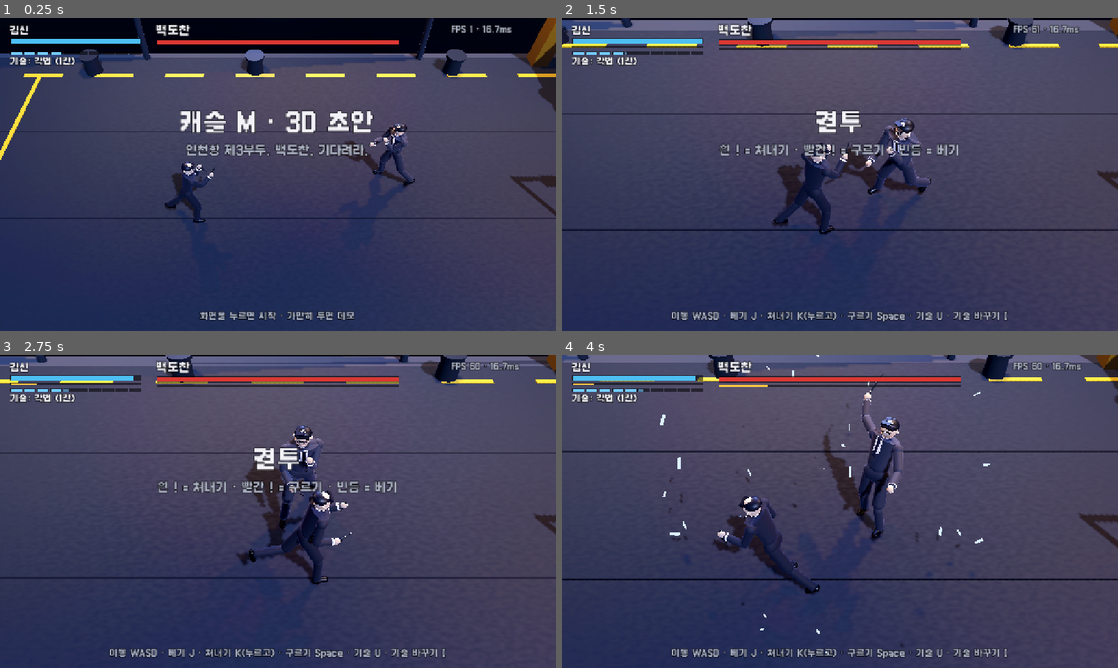
Above: before the commit, frames 1-4 (two rows, left to right).
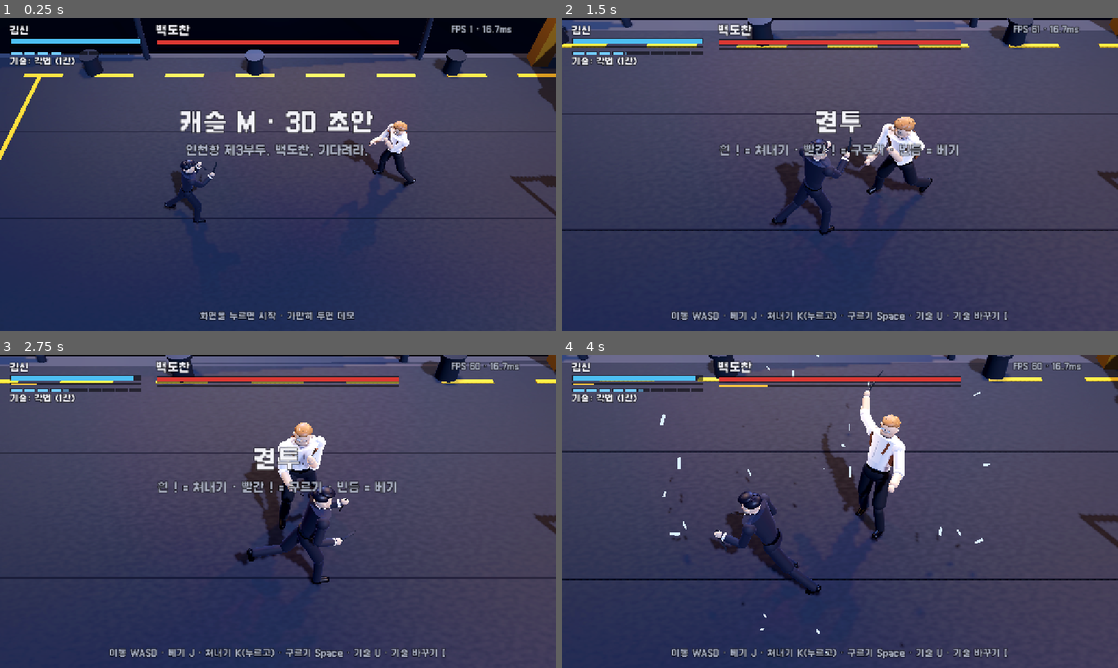
Above: after the commit, the same moments.

Repository: hipiboy7/castle_M3D
Game: Godot game, scene res://main.tscn
Same seed, same stepped clock (60 frames per second), same inputs: the game is played once before the commit and once after it.
Inputs (mouse positions are in pixels of both pictures, inside the frame that each line leads up to):
- Up to frame 1 (0.25 s): no input
- Up to frame 2 (1.5 s): move the mouse to (962, 158) at 0.52 s; hold D (right) 0.53-1.25 s; tap J (attack) at 0.6 s; click (962, 158) at 0.67 s; drag from (728, 190) to (812, 237) at 1.27 s
- Up to frame 3 (2.75 s): move the mouse to (333, 442) at 2.02 s; hold D (right) from 2.03 s (still down); tap Space (roll) at 2.1 s
- Up to frame 4 (4 s): release D (right) at 2.75 s; drag from (812, 574) to (673, 464) at 2.77 s; move the mouse to (1006, 558) at 3.52 s; hold A (left) from 3.53 s (still down); tap X at 3.6 s

The runs differ from the first frame. In frame 1, 0.8% of the frame differs, in the area x 29-75%, y 32-66%; in frame 2, 1.7%; in frame 3, 1.8%; in frame 4, 2.5%, in the area x 26-62%, y 4-77%.

Commit message:
외형: 김신 · 백도찬을 canon look 대로(올백 · 흉터 · 배지 · 톱니 단검 / 밝은 갈색 올백 · 흰 안경 · 소매 걷은 흰 셔츠 · X 홀스터 · 거구)
Co-Authored-By: Claude Opus 5.5 <noreply@anthropic.com>

Diff:
--- a/src/main.gd
+++ b/src/main.gd
@@ -15,16 +15,23 @@
 const Hud = preload("res://src/ui/hud.gd")
 const Touch = preload("res://src/ui/touch_ui.gd")
 
-# 외형: castle_M `castle_m/data/looks.py` 의 kimshin · 백도찬 색을 3D 조명에 맞게 조금 밝힘(검정이 밤에 묻히지 않게)
+# 외형(3층 · 이 판 소유): castle_common `canon/characters.json` 의 look 글(conf ai — 원작 화별 판독을 합친 것, 연출에만)을
+# 관절 인형으로 옮겼다(2026-11-05 사용자 "김신과 백도찬도 캐릭터에 맞게 외형 바꿔졌으면"). 색은 3D 밤 조명에 맞게 조금 밝힘.
+#  김신: 키 크고 어깨 넓은 근육질 · 검은 올백 + 앞머리 몇 가닥 · 가는 눈 · 왼뺨 흉터 · 귀 검은 스터드 · 턱 수염 그늘 ·
+#        검은 정장 · 흰 셔츠 · 검은 넥타이 · 옷깃 금 배지 · 은 버클 검은 벨트 · 톱니 등날 군용 단검(역수 · 정수)
+#  백도찬(6장 부두 — 대표 차림, 사용자 2026-11-05): 뒤로 넘긴 밝은 갈색 머리(2차에 가닥이 흘러내림) · 빛 반사로 하얀 테 없는
+#        직사각 안경 · 각진 턱 · 근육질 거구 · 소매 걷은 흰 셔츠 · 등에서 X 자 갈색 가죽 어깨 홀스터(왼 겨드랑이 권총) ·
+#        검은 벨트 · 바지 · 구두 · 갈색 손잡이 가는 단도 · 귀 검은 피어싱
 const LOOKS := {
 	"kim": {"suit": Color(0.16, 0.16, 0.2), "pants": Color(0.13, 0.13, 0.17), "shirt": Color(0.93, 0.93, 0.94),
 		"tie": Color(0.09, 0.09, 0.12), "skin": Color(0.91, 0.77, 0.65), "hair": Color(0.11, 0.11, 0.15),
-		"hair_style": "short", "glasses": false, "big": false, "weapon_r": "gerber", "weapon_l": "gerber",
-		"guard": "kim"},
-	"baek": {"suit": Color(0.23, 0.23, 0.27), "pants": Color(0.19, 0.19, 0.23), "shirt": Color(0.9, 0.9, 0.93),
-		"tie": Color(0.17, 0.17, 0.22), "skin": Color(0.89, 0.75, 0.63), "hair": Color(0.1, 0.1, 0.12),
-		"hair_style": "parted", "glasses": true, "big": true, "weapon_r": "sashimi", "weapon_l": "",
-		"guard": "baek"},
+		"hair_style": "slick_fringe", "glasses": false, "big": false, "scale": 1.03, "shoulder": 1.1, "eye_h": 0.007,
+		"scar": true, "piercing": true, "badge": Color(0.95, 0.75, 0.25), "buckle": Color(0.82, 0.84, 0.88),
+		"weapon_r": "combat", "weapon_l": "combat", "guard": "kim"},
+	"baek": {"outfit": "shirt", "suit": Color(0.9, 0.9, 0.92), "pants": Color(0.11, 0.11, 0.13), "shirt": Color(0.92, 0.92, 0.94),
+		"skin": Color(0.89, 0.75, 0.63), "hair": Color(0.62, 0.44, 0.27), "hair_style": "slick", "glasses": true,
+		"big": true, "scale": 1.08, "wide": 1.12, "jaw": true, "piercing": true, "holster": Color(0.45, 0.27, 0.14),
+		"buckle": Color(0.2, 0.2, 0.22), "weapon_r": "sashimi", "weapon_l": "", "guard": "baek"},
 }
 const SFX := ["knife", "swing", "slash", "hit", "hit_heavy", "kick", "guard", "counter", "miss", "ko", "wind", "step",
 	"shine", "fall"]
--- a/src/view/puppet3d.gd
+++ b/src/view/puppet3d.gd
@@ -69,6 +69,7 @@
 func _build() -> void:
 	var lk := look
 	var big: bool = lk.get("big", false)
+	var shirt_only: bool = lk.get("outfit", "suit") == "shirt"   # 정장 없이 셔츠(소매 걷음) — 백도찬 부두 차림
 	var suit := _mat(lk["suit"], 0.74, 0.45)
 	var pants := _mat(lk["pants"], 0.78, 0.4)
 	var shirt := _mat(lk["shirt"], 0.85, 0.2)
@@ -76,46 +77,79 @@
 	var hair := _mat(lk["hair"], 0.42, 0.35)
 	var shoe := _mat(Color(0.05, 0.05, 0.06), 0.35, 0.3)
 	var eye := _mat(Color(0.07, 0.05, 0.05), 0.5, 0.0)
-	var wide := 1.08 if big else 1.0
+	var dark := _mat(Color(0.04, 0.04, 0.05), 0.4, 0.1)
+	var top := shirt if shirt_only else suit                    # 몸통 · 위팔 겉감
+	var wide: float = lk.get("wide", 1.08 if big else 1.0)      # 몸 너비(거구 · 어깨 넓음)
+	var sh_wide: float = lk.get("shoulder", wide)               # 어깨 너비만 따로(김신 — 어깨 넓은 근육질)
 
 	J["fall"] = _node(self, Vector3.ZERO)
 	J["roll"] = _node(J["fall"], Vector3(0, ROLL_PIVOT, 0))
 	J["body"] = _node(J["roll"], Vector3(0, -ROLL_PIVOT, 0))
-	J["body"].scale = Vector3.ONE * (1.06 if big else 1.0)
+	J["body"].scale = Vector3.ONE * float(lk.get("scale", 1.06 if big else 1.0))
 	J["hips"] = _node(J["body"], Vector3(0, PELVIS_H, 0))
 	_mesh(J["hips"], _capsule(0.125, 0.36), pants, Vector3(0, -0.03, 0), Vector3(0, 0, 90), Vector3(1, wide, 0.8))
+	# 검은 벨트 + 버클 (김신 은 버클 · 백도찬 검은 벨트)
+	_mesh(J["hips"], _cyl(0.142, 0.142, 0.036), dark, Vector3(0, 0.055, 0), Vector3.ZERO, Vector3(1.02 * wide, 1, 0.76))
+	if lk.get("buckle") != null:
+		_mesh(J["hips"], _box(Vector3(0.05, 0.034, 0.012)), _mat(lk["buckle"], 0.22, 0.1, 0.9), Vector3(0, 0.055, -0.11))
 	J["spine"] = _node(J["hips"], Vector3(0, 0.02, 0))
-	_mesh(J["spine"], _capsule(0.13, 0.32), suit, Vector3(0, 0.12, 0), Vector3.ZERO, Vector3(1.12 * wide, 1, 0.74))
+	_mesh(J["spine"], _capsule(0.13, 0.32), top, Vector3(0, 0.12, 0), Vector3.ZERO, Vector3(1.12 * wide, 1, 0.74))
 	J["chest"] = _node(J["spine"], Vector3(0, CHEST_UP, 0))
-	_mesh(J["chest"], _cyl(0.2 * wide, 0.15 * wide, 0.34), suit, Vector3(0, 0.05, 0), Vector3.ZERO, Vector3(1, 1, 0.6))
-	_mesh(J["chest"], _capsule(0.082, 0.48 * wide), suit, Vector3(0, 0.15, 0), Vector3(0, 0, 90), Vector3(1, 1, 0.78))
-	# 셔츠 V · 넥타이 · 깃 (앞은 -Z)
-	_mesh(J["chest"], _box(Vector3(0.1, 0.2, 0.012)), shirt, Vector3(0, 0.12, -0.118))
-	_mesh(J["chest"], _cyl(0.062, 0.066, 0.04), shirt, Vector3(0, 0.205, -0.004))
-	if lk.get("tie") != null:
-		_mesh(J["chest"], _box(Vector3(0.036, 0.24, 0.014)), _mat(lk["tie"], 0.5, 0.2), Vector3(0, 0.085, -0.127))
+	_mesh(J["chest"], _cyl(0.2 * sh_wide, 0.15 * wide, 0.34), top, Vector3(0, 0.05, 0), Vector3.ZERO, Vector3(1, 1, 0.6))
+	_mesh(J["chest"], _capsule(0.082, 0.48 * sh_wide), top, Vector3(0, 0.15, 0), Vector3(0, 0, 90), Vector3(1, 1, 0.78))
+	# 앞은 -Z
+	if shirt_only:
+		# 셔츠: 단추 줄 · 열린 깃(목 V) · 깃
+		_mesh(J["chest"], _box(Vector3(0.008, 0.24, 0.01)), _mat(lk["shirt"].darkened(0.18), 0.8, 0.0), Vector3(0, 0.06, -0.122))
+		_mesh(J["chest"], _box(Vector3(0.05, 0.06, 0.012)), skin, Vector3(0, 0.18, -0.112))
+		_mesh(J["chest"], _cyl(0.064, 0.07, 0.045), shirt, Vector3(0, 0.205, -0.004))
+	else:
+		# 정장: 셔츠 V · 넥타이 · 깃
+		_mesh(J["chest"], _box(Vector3(0.1, 0.2, 0.012)), shirt, Vector3(0, 0.12, -0.118))
+		_mesh(J["chest"], _cyl(0.062, 0.066, 0.04), shirt, Vector3(0, 0.205, -0.004))
+		if lk.get("tie") != null:
+			_mesh(J["chest"], _box(Vector3(0.036, 0.24, 0.014)), _mat(lk["tie"], 0.5, 0.2), Vector3(0, 0.085, -0.127))
+	if lk.get("badge") != null:                                  # 옷깃 금 배지 (왼쪽 가슴)
+		_mesh(J["chest"], _cyl(0.014, 0.014, 0.008), _mat(lk["badge"], 0.2, 0.2, 0.9), Vector3(-0.085, 0.16, -0.122), Vector3(90, 0, 0))
+	if lk.get("holster") != null:
+		_holster(J["chest"], _mat(lk["holster"], 0.7, 0.15), dark, wide)
 	J["neck"] = _node(J["chest"], Vector3(0, NECK_UP, 0))
-	_mesh(J["neck"], _cyl(0.047, 0.05, 0.12), skin, Vector3(0, 0.03, 0))
+	_mesh(J["neck"], _cyl(0.047 * wide, 0.05 * wide, 0.12), skin, Vector3(0, 0.03, 0))
 	J["head"] = _node(J["neck"], Vector3(0, HEAD_UP, 0))
 	_mesh(J["head"], _sphere(0.105, 0.232), skin, Vector3(0, 0, 0))
 	_mesh(J["head"], _box(Vector3(0.022, 0.036, 0.022)), skin, Vector3(0, -0.012, -0.104))     # 코
+	if lk.get("jaw", false):                                     # 각진 턱
+		_mesh(J["head"], _box(Vector3(0.13, 0.05, 0.1)), skin, Vector3(0, -0.07, -0.035))
+	# 턱 수염 그늘 (둘 다) — 턱 앞쪽만 조금 어둡게
+	_mesh(J["head"], _sphere(0.092, 0.1), _mat(lk["skin"].darkened(0.2), 0.8, 0.0), Vector3(0, -0.068, -0.03), Vector3.ZERO, Vector3(1, 1, 0.9))
+	var eye_h: float = lk.get("eye_h", 0.011)                   # 김신 가는 눈
 	for sx in [-1.0, 1.0]:
 		_mesh(J["head"], _sphere(0.022, 0.044), skin, Vector3(0.103 * sx, -0.004, 0.006))     # 귀
-		_mesh(J["head"], _box(Vector3(0.021, 0.011, 0.012)), eye, Vector3(0.037 * sx, 0.008, -0.096))
+		_mesh(J["head"], _box(Vector3(0.024, eye_h, 0.012)), eye, Vector3(0.037 * sx, 0.008, -0.096))
+		if lk.get("piercing", false):                            # 귀 검은 스터드
+			_mesh(J["head"], _sphere(0.007, 0.014), dark, Vector3(0.112 * sx, -0.024, 0.0))
+	if lk.get("scar", false):                                    # 왼뺨 흉터
+		_mesh(J["head"], _box(Vector3(0.006, 0.046, 0.006)), _mat(lk["skin"].darkened(0.35).lerp(Color(0.6, 0.2, 0.2), 0.3), 0.7, 0.0),
+			Vector3(-0.06, -0.03, -0.088), Vector3(0, -30, 18))
 	_hair(J["head"], hair, str(lk.get("hair_style", "short")))
 	if lk.get("glasses", false):
 		glasses = _glasses(J["head"])
 	# 팔 · 다리
 	for side in ["r", "l"]:
 		var sx := 1.0 if side == "r" else -1.0
-		var sh := _node(J["chest"], Vector3(sx * SHOULDER_W * wide, SHOULDER_UP, 0))
+		var sh := _node(J["chest"], Vector3(sx * SHOULDER_W * sh_wide, SHOULDER_UP, 0))
 		J["sh_" + side] = sh
-		_mesh(sh, _sphere(0.072, 0.144), suit, Vector3.ZERO)
-		_mesh(sh, _capsule(0.058 * wide, 0.34), suit, Vector3(0, -UPPER_ARM * 0.5, 0))
+		_mesh(sh, _sphere(0.072 * sh_wide, 0.144 * sh_wide), top, Vector3.ZERO)
+		_mesh(sh, _capsule(0.058 * wide, 0.34), top, Vector3(0, -UPPER_ARM * 0.5, 0))
 		var el := _node(sh, Vector3(0, -UPPER_ARM, 0))
 		J["el_" + side] = el
-		_mesh(el, _capsule(0.048 * wide, 0.29), suit, Vector3(0, -FOREARM * 0.5, 0))
-		_mesh(el, _cyl(0.05, 0.05, 0.028), shirt, Vector3(0, -FOREARM + 0.028, 0))            # 소맷부리
+		if shirt_only:
+			# 소매 걷음: 아래팔은 맨살, 팔꿈치 아래에 걷어 올린 소매 뭉치
+			_mesh(el, _capsule(0.046 * wide, 0.29), skin, Vector3(0, -FOREARM * 0.5, 0))
+			_mesh(el, _cyl(0.058 * wide, 0.056 * wide, 0.06), shirt, Vector3(0, -0.035, 0))
+		else:
+			_mesh(el, _capsule(0.048 * wide, 0.29), suit, Vector3(0, -FOREARM * 0.5, 0))
+			_mesh(el, _cyl(0.05, 0.05, 0.028), shirt, Vector3(0, -FOREARM + 0.028, 0))            # 소맷부리
 		var hand := _node(el, Vector3(0, -FOREARM, 0))
 		J["hand_" + side] = hand
 		_mesh(hand, _sphere(0.046, 0.1), skin, Vector3(0, -0.044, -0.004), Vector3.ZERO, Vector3(0.82, 1, 1))
@@ -144,8 +178,29 @@
 	add_child(tele)
 
 
+## 머리 모양: slick_fringe(김신 — 짧게 뒤로 넘긴 올백 + 이마로 떨어진 앞머리 몇 가닥) · slick(백도찬 — 뒤로 넘긴 머리, 2차에
+## 가닥이 흘러내린다 — loose_hair()) · parted · short. 외형 근거는 castle_common canon/characters.json look(conf ai — 연출용)
+var loose: Node3D = null
+
+
 func _hair(head: Node3D, m: Material, style: String) -> void:
-	if style == "parted":
+	if style == "slick_fringe" or style == "slick":
+		# 뒤로 넘긴 머리: 정수리 · 뒤통수를 덮고 앞이마 선은 높게, 앞쪽이 살짝 솟는다
+		_mesh(head, _sphere(0.109, 0.2), m, Vector3(0, 0.052, 0.03), Vector3.ZERO, Vector3(1.0, 0.66, 1.0))
+		_mesh(head, _sphere(0.09, 0.1), m, Vector3(0, 0.1, -0.035), Vector3(-10, 0, 0), Vector3(1.0, 0.7, 1.05))
+		for k in 3:                                              # 뒤로 빗은 결
+			_mesh(head, _box(Vector3(0.012, 0.01, 0.16)), m, Vector3(-0.04 + 0.04 * k, 0.118, 0.01), Vector3(8, 0, 0))
+		if style == "slick_fringe":
+			for k in 3:                                          # 앞머리 몇 가닥 (이마로)
+				_mesh(head, _box(Vector3(0.01, 0.07, 0.008)), m, Vector3(-0.028 + 0.022 * k, 0.05, -0.1),
+					Vector3(-12, 0, -10 + 12 * k))
+		else:
+			loose = _node(head, Vector3.ZERO)                    # 백도찬: 싸우면 흘러내리는 가닥 (2차에 보인다)
+			for k in 2:
+				_mesh(loose, _box(Vector3(0.01, 0.075, 0.008)), m, Vector3(-0.022 + 0.04 * k, 0.045, -0.1),
+					Vector3(-14, 0, 8 - 20 * k))
+			loose.visible = false
+	elif style == "parted":
 		_mesh(head, _sphere(0.108, 0.2), m, Vector3(0, 0.05, 0.022), Vector3.ZERO, Vector3(1.0, 0.66, 1.02))
 		_mesh(head, _box(Vector3(0.11, 0.03, 0.17)), m, Vector3(0.034, 0.088, -0.004), Vector3(0, 0, -12))
 		_mesh(head, _box(Vector3(0.16, 0.03, 0.04)), m, Vector3(-0.01, 0.072, -0.086), Vector3(-24, 0, -8))
@@ -154,24 +209,33 @@
 		_mesh(head, _box(Vector3(0.15, 0.036, 0.05)), m, Vector3(0, 0.07, -0.084), Vector3(-22, 0, 0))
 
 
+## 백도찬 안경: 테 없는(은테) 직사각 — 알이 빛을 받아 하얗게 눈을 가린다(canon look)
 func _glasses(head: Node3D) -> Node3D:
 	var g := _node(head, Vector3.ZERO)
-	var frame := _mat(Color(0.12, 0.12, 0.15), 0.3, 0.0, 0.7)
+	var frame := _mat(Color(0.75, 0.77, 0.8), 0.25, 0.0, 0.85)
+	var lens := _mat(Color(0.97, 0.98, 1.0), 0.08, 0.6)
 	for sx in [-1.0, 1.0]:
-		var ring := TorusMesh.new()
-		ring.inner_radius = 0.016
-		ring.outer_radius = 0.021
-		ring.rings = 12
-		ring.ring_segments = 6
-		_mesh(g, ring, frame, Vector3(0.038 * sx, 0.01, -0.103), Vector3(90, 0, 0))
-		_mesh(g, _box(Vector3(0.005, 0.005, 0.09)), frame, Vector3(0.06 * sx, 0.012, -0.062))
-	_mesh(g, _box(Vector3(0.03, 0.005, 0.006)), frame, Vector3(0, 0.014, -0.106))
+		_mesh(g, _box(Vector3(0.036, 0.022, 0.004)), lens, Vector3(0.039 * sx, 0.009, -0.106))
+		_mesh(g, _box(Vector3(0.004, 0.004, 0.09)), frame, Vector3(0.06 * sx, 0.014, -0.062))
+	_mesh(g, _box(Vector3(0.02, 0.004, 0.005)), frame, Vector3(0, 0.014, -0.108))
 	return g
 
 
+## 2차(전력): 안경을 벗고, 뒤로 넘긴 머리 가닥이 흘러내린다
 func remove_glasses() -> void:
 	if glasses != null:
 		glasses.visible = false
+	if loose != null:
+		loose.visible = true
+
+
+## 백도찬 어깨 홀스터: 등에서 X 자로 걸친 갈색 가죽 끈 + 앞쪽 어깨끈 + 왼 겨드랑이 권총집 · 권총 손잡이
+func _holster(chest: Node3D, leather: Material, dark: Material, wide: float) -> void:
+	for sx in [-1.0, 1.0]:
+		_mesh(chest, _box(Vector3(0.036, 0.34, 0.012)), leather, Vector3(0, 0.08, 0.121), Vector3(0, 0, 32 * sx))     # 등 X
+		_mesh(chest, _box(Vector3(0.03, 0.17, 0.012)), leather, Vector3(0.118 * sx * wide, 0.12, -0.112), Vector3(0, 0, -14 * sx))
+	_mesh(chest, _box(Vector3(0.05, 0.12, 0.07)), leather, Vector3(-0.19 * wide, 0.0, -0.01))       # 권총집 (왼 겨드랑이)
+	_mesh(chest, _box(Vector3(0.032, 0.055, 0.04)), dark, Vector3(-0.19 * wide, 0.075, 0.018), Vector3(-20, 0, 0))
 
 
 func _attach(hand: Node3D, kind: String, dir: Vector3) -> Node3D:
@@ -184,10 +248,22 @@
 	return w
 
 
-## 칼 (칼날이 +Y). gerber: 김신 거버 Mark II — 양날 창끝 · 고무 손잡이 / sashimi: 백도찬 — 길고 가는 외날 · 나무 손잡이
+## 칼 (칼날이 +Y). combat: 김신 — 톱니 등날 군용 단검(canon look, 검은 손잡이 · 외날 · 등에 톱니) / gerber: 거버 Mark II —
+## 양날 창끝 · 고무 손잡이(전 그림) / sashimi: 백도찬 — 길고 가는 외날 · 갈색 손잡이
 func _knife(kind: String) -> Node3D:
 	var root := Node3D.new()
 	var steel := _mat(Color(0.86, 0.88, 0.92), 0.16, 0.0, 0.95)
+	if kind == "combat":
+		_mesh(root, _cyl(0.014, 0.013, 0.11), _mat(Color(0.08, 0.08, 0.09), 0.85, 0.0), Vector3(0, -0.01, 0))
+		_mesh(root, _box(Vector3(0.06, 0.012, 0.02)), _mat(Color(0.3, 0.3, 0.33), 0.3, 0.0, 0.8), Vector3(0, 0.05, 0))
+		_mesh(root, _box(Vector3(0.03, 0.15, 0.005)), steel, Vector3(0, 0.13, 0))
+		var tip := PrismMesh.new()
+		tip.size = Vector3(0.03, 0.05, 0.005)
+		tip.left_to_right = 0.0
+		_mesh(root, tip, steel, Vector3(0, 0.23, 0))
+		for k in 4:                                              # 등날 톱니
+			_mesh(root, _box(Vector3(0.008, 0.008, 0.005)), steel, Vector3(-0.017, 0.09 + 0.022 * k, 0), Vector3(0, 0, 45))
+		return root
 	if kind == "sashimi":
 		_mesh(root, _cyl(0.012, 0.012, 0.12), _mat(Color(0.45, 0.3, 0.17), 0.8, 0.0), Vector3(0, -0.01, 0))
 		_mesh(root, _box(Vector3(0.026, 0.25, 0.004)), steel, Vector3(0, 0.175, 0))
